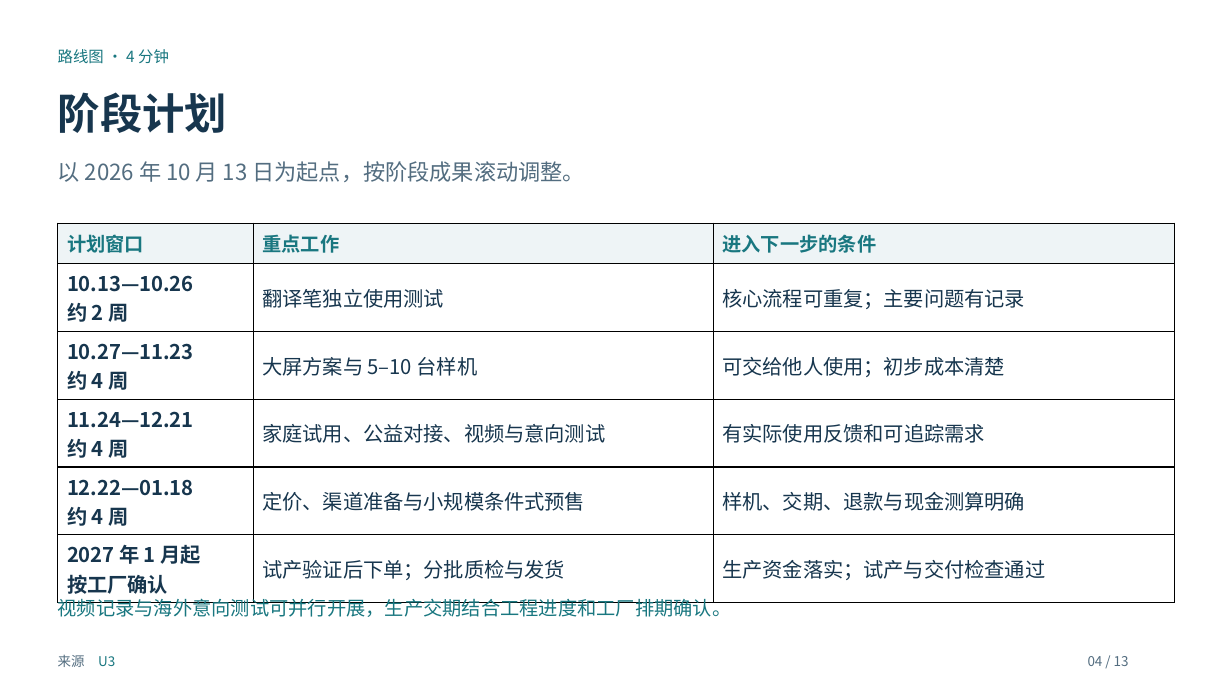
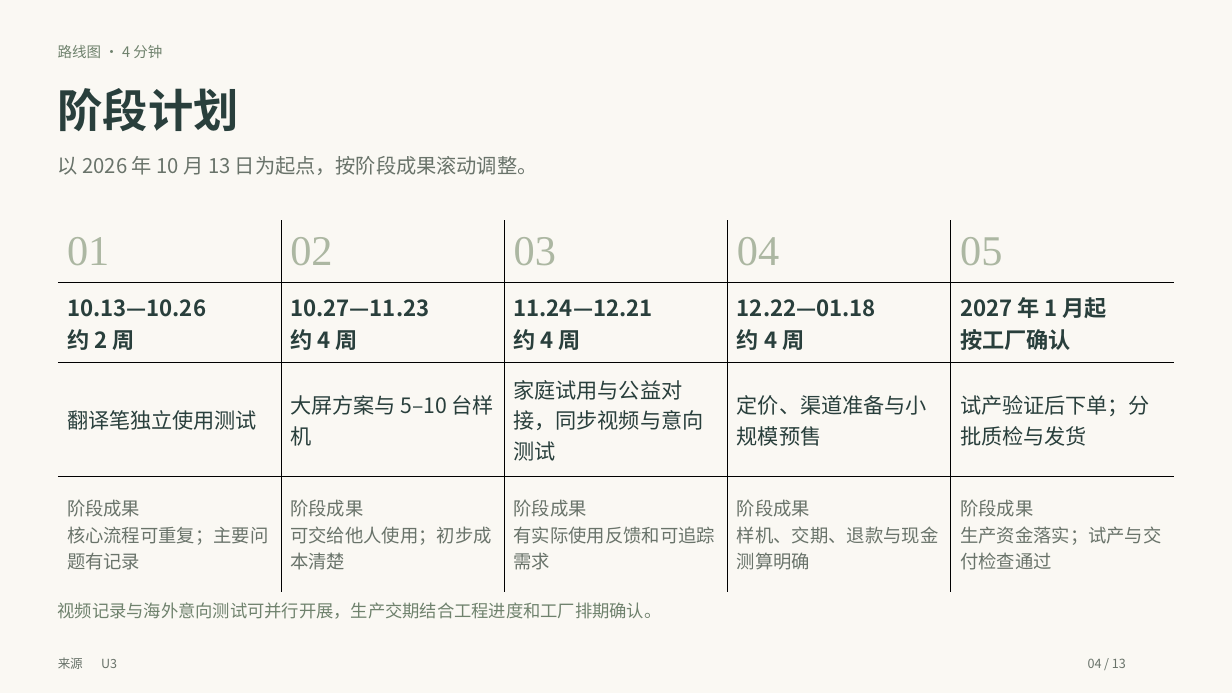
Before and after one commit to maxi-max-dev/maxi-max-dev.github.io, a slide deck: slide 4 of research/insta360-frame-discussion/unseen-insta360-discussion.pptx. Drawn at 1232x693 pixels with LibreOffice and Linux fonts; fonts in the diff are those of the drawing. Boxes give left, top, right and bottom in pixels: in the first picture for what was removed or moved away, otherwise in the second. Text is boxed around its words. In the diff, an @@ line names an element or a change of style, - is before the commit and + after.

```diff
--- a/research/insta360-frame-discussion/unseen-insta360-discussion.pptx
+++ b/research/insta360-frame-discussion/unseen-insta360-discussion.pptx
@@ background #FFFFFF to #FAF8F3 @@
@@ text "路线图 · 4 分钟" at (58, 45, 162, 58): size 12 to 11.2 pt, text colour #197780 to #6F826D @@
@@ text "阶段计划" at (58, 88, 239, 131): size 33 to 35.2 pt, text colour #17364E to #293F3C @@
@@ text "以 2026 年 10 月 ..." at (58, 156, 538, 175): size 17.2 to 15.8 pt, text colour #536D80 to #69736A @@
@@ table at (57, 221, 1176, 592) @@
-计划窗口 | 重点工作 | 进入下一步的条件
-10.13—10.26 / 约 2 周 | 翻译笔独立使用测试 | 核心流程可重复；主要问题有记录
-10.27—11.23 / 约 4 周 | 大屏方案与 5–10 台样机 | 可交给他人使用；初步成本清楚
-11.24—12.21 / 约 4 周 | 家庭试用、公益对接、视频与意向测试 | 有实际使用反馈和可追踪需求
-12.22—01.18 / 约 4 周 | 定价、渠道准备与小规模条件式预售 | 样机、交期、退款与现金测算明确
-2027 年 1 月起 / 按工厂确认 | 试产验证后下单；分批质检与发货 | 生产资金落实；试产与交付检查通过
+01 | 02 | 03 | 04 | 05
+10.13—10.26 / 约 2 周 | 10.27—11.23 / 约 4 周 | 11.24—12.21 / 约 4 周 | 12.22—01.18 / 约 4 周 | 2027 年 1 月起 / 按工厂确认
+翻译笔独立使用测试 | 大屏方案与 5–10 台样机 | 家庭试用与公益对接，同步视频与意向测试 | 定价、渠道准备与小规模预售 | 试产验证后下单；分批质检与发货
+阶段成果 / 核心流程可重复；主要问题有记录 | 阶段成果 / 可交给他人使用；初步成本清楚 | 阶段成果 / 有实际使用反馈和可追踪需求 | 阶段成果 / 样机、交期、退款与现金测算明确 | 阶段成果 / 生产资金落实；试产与交付检查通过
@@ text "视频记录与海外意向测试可并行开展，生产交期结合工程进度和工厂排期确认。" at (58, 602, 662, 619): size 15 to 13.5 pt, text colour #197780 to #6F826D @@
@@ text "来源" at (58, 657, 83, 669): size 10.5 to 9.8 pt, text colour #536D80 to #69736A @@
@@ text "U3" at (101, 659, 117, 668): size 10.5 to 9.8 pt, text colour #197780 to #69736A @@
@@ text "04 / 13" at (1088, 658, 1126, 668): size 10.5 to 9.8 pt, text colour #536D80 to #69736A @@
```
Also in this commit, not shown: 12 other slides changed, 10 other files.
